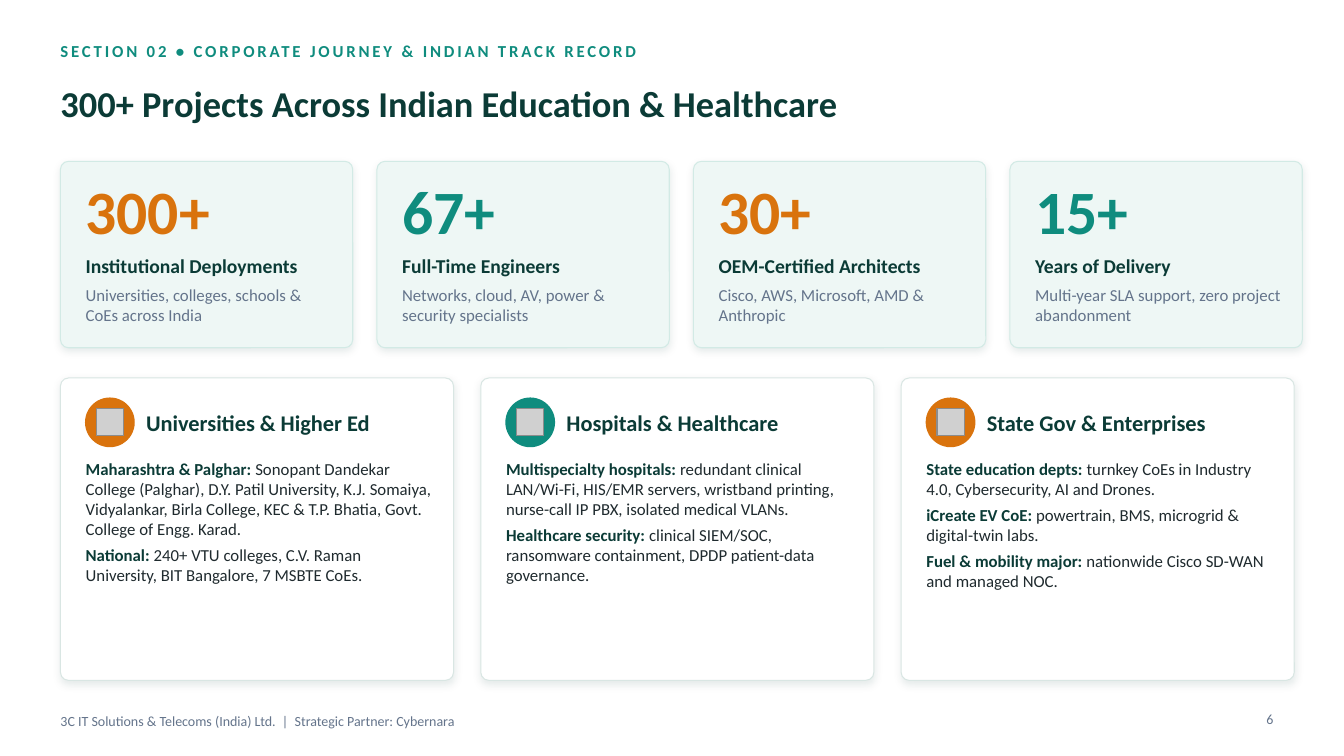
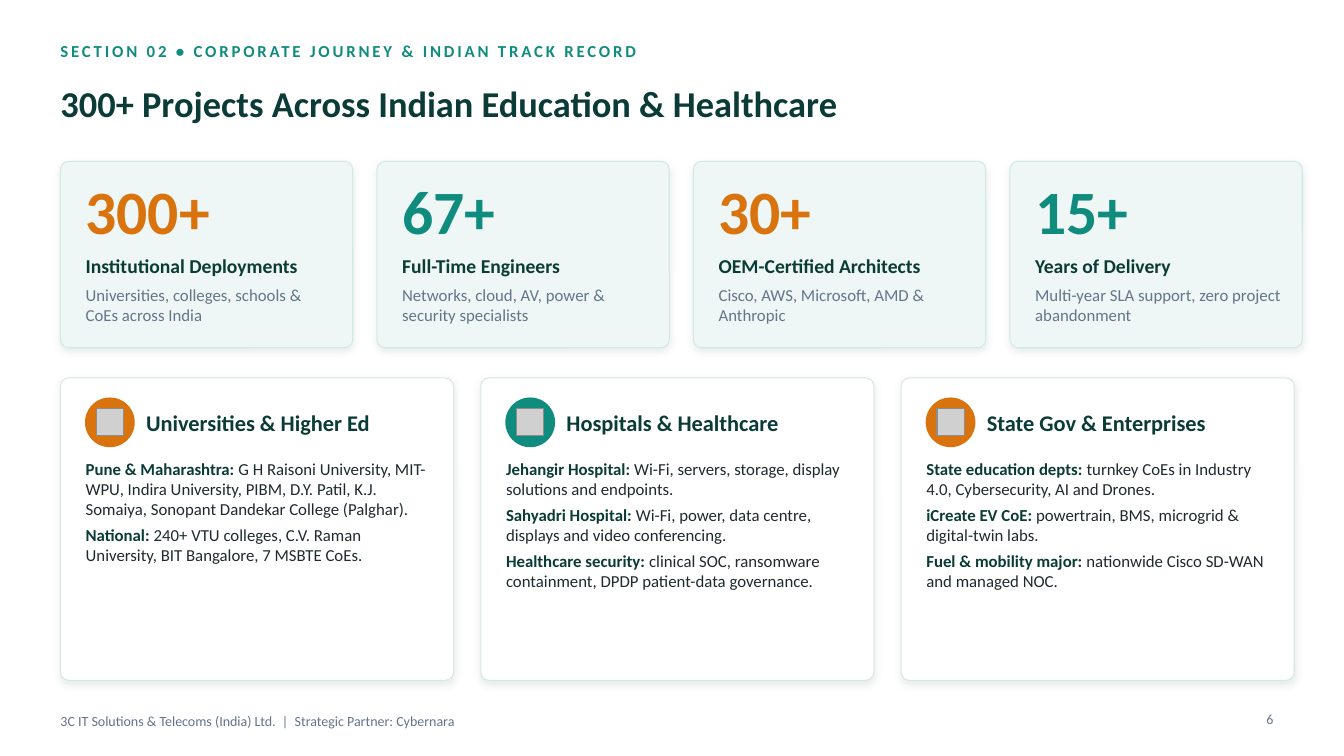
Before and after one commit to anilbhat2000-a11y/bhat, a slide deck: slide 6 of 3C_ITS_ISKCON_Palghar_Proposal.pptx. Drawn at 1344x756 pixels with LibreOffice and Linux fonts; fonts in the diff are those of the drawing; grey boxes stand for pictures; background and template pictures are left out. Boxes give left, top, right and bottom in pixels: in the first picture for what was removed or moved away, otherwise in the second. Text is boxed around its words. In the diff, an @@ line names an element or a change of style, - is before the commit and + after.

```diff
--- a/3C_ITS_ISKCON_Palghar_Proposal.pptx
+++ b/3C_ITS_ISKCON_Palghar_Proposal.pptx
@@ text at [86,463,426,518]: text changed @@
-• Maharashtra & Palghar: Sonopant Dandekar College (Palghar), D.Y. Patil University, K.J. Somaiya, Vidyalankar, Birla College, KEC & T.P. Bhatia, Govt. College of Engg. Karad.
+• Pune & Maharashtra: G H Raisoni University, MIT-WPU, Indira University, PIBM, D.Y. Patil, K.J. Somaiya, Sonopant Dandekar College (Palghar).
@@ text at [506,463,840,590]: text changed @@
-• Multispecialty hospitals: redundant clinical LAN/Wi-Fi, HIS/EMR servers, wristband printing, nurse-call IP PBX, isolated medical VLANs.
-• Healthcare security: clinical SIEM/SOC, ransomware containment, DPDP patient-data governance.
+• Jehangir Hospital: Wi-Fi, servers, storage, display solutions and endpoints.
+• Sahyadri Hospital: Wi-Fi, power, data centre, displays and video conferencing.
+• Healthcare security: clinical SOC, ransomware containment, DPDP patient-data governance.
```
Also in this commit, not shown: 9 other slides changed, 3 slides added.
